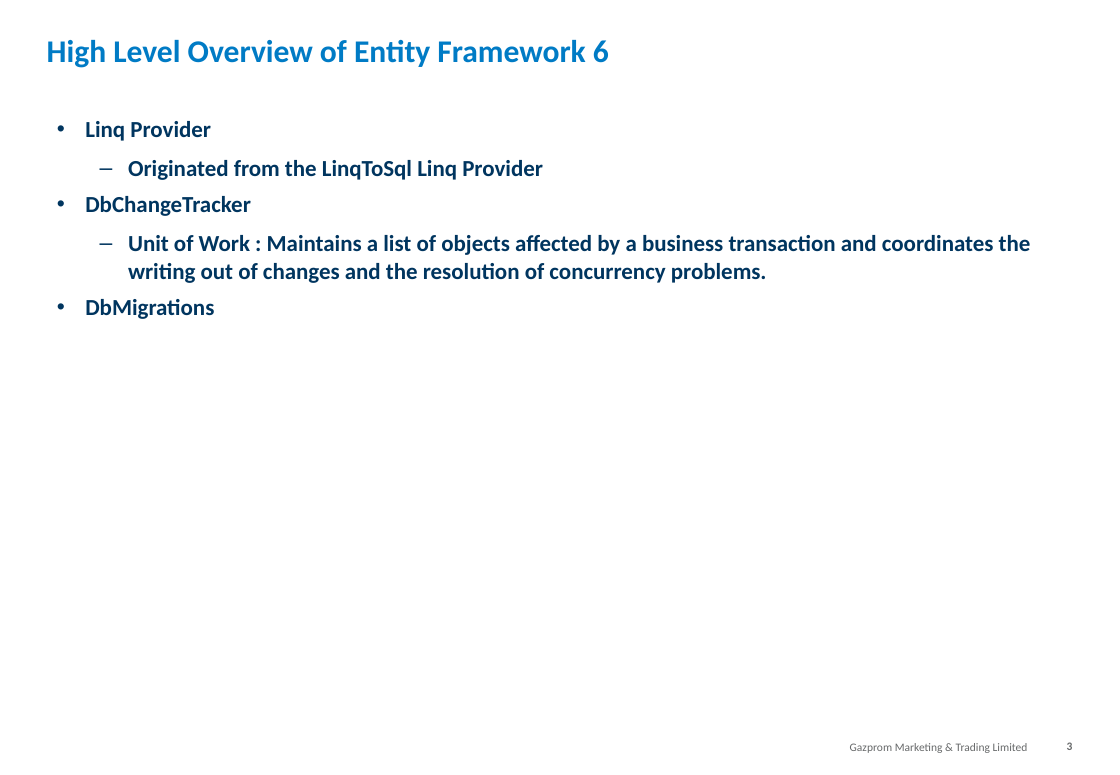
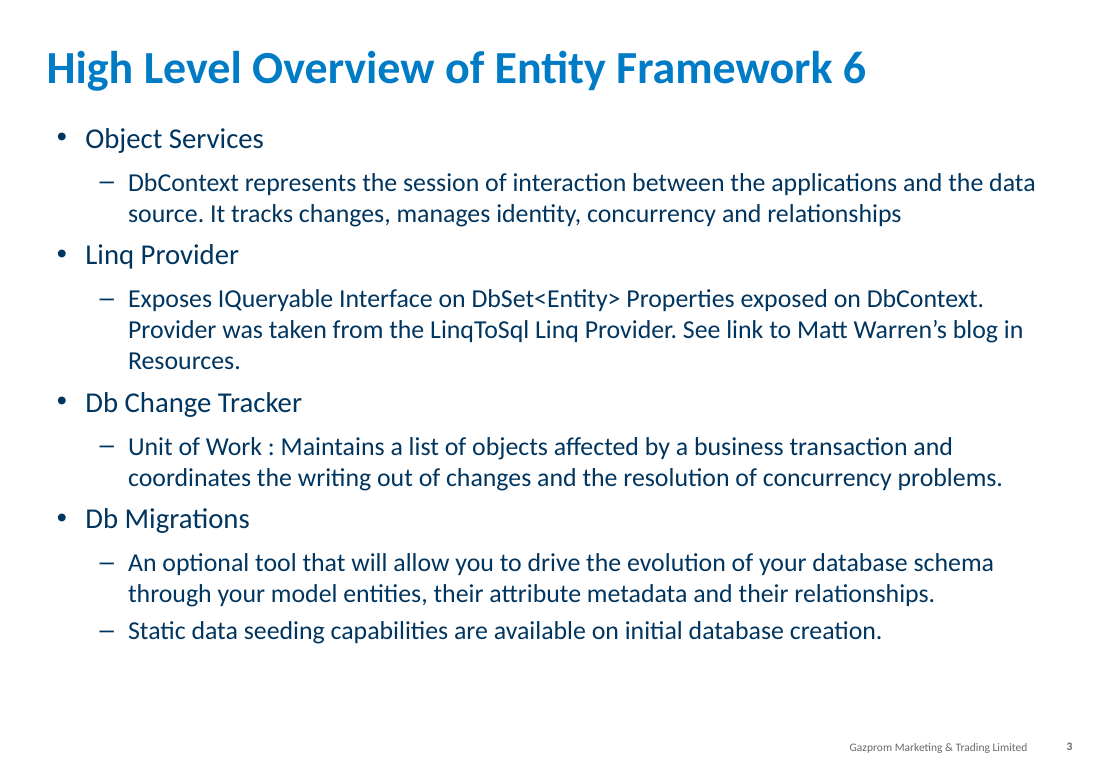
Before and after one commit to jeanhibbert/EfTestConsole, a slide deck: slide 3 of 20160128 Tech Punch - Entity Framework.pptx. Drawn at 1120x775 pixels with LibreOffice and Linux fonts; fonts in the diff are those of the drawing; background and template pictures are left out. Boxes give left, top, right and bottom in pixels: in the first picture for what was removed or moved away, otherwise in the second. Text is boxed around its words. In the diff, an @@ line names an element or a change of style, - is before the commit and + after.

```diff
--- a/20160128 Tech Punch - Entity Framework.pptx
+++ b/20160128 Tech Punch - Entity Framework.pptx
@@ title "High Level Overview of Entity ...": place and size @@
-title "High Level Overview of Entity ..." at <box>47,40,609,68</box>
+title "High Level Overview of Entity ..." at <box>47,50,866,91</box>
@@ title "High Level Overview of Entity ..." at <box>47,50,866,91</box>: size 22 to 32 pt @@
@@ text at <box>85,128,1035,227</box>: paragraphs added @@
+• Object Services
+  – DbContext represents the session of interaction between the applications and the data source. It tracks changes, manages identity, concurrency and relationships
@@ text at <box>85,244,1003,491</box>: size 16 to 20 pt in "Linq Provider"; bold off in "Linq Provider", "Unit of Work : Maintains a list ..."; size 16 to 18 pt in "Unit of Work : Maintains a list ..." @@
@@ text at <box>85,289,1023,417</box>: text changed; size 16 to 18 pt; bold off @@
-  – Originated from the LinqToSql Linq Provider
-• DbChangeTracker
+  – Exposes IQueryable Interface on DbSet<Entity> Properties exposed on DbContext. Provider was taken from the LinqToSql Linq Provider. See link to Matt Warren’s blog in Resources.
+• Db Change Tracker
@@ text at <box>85,508,994,644</box>: text changed; size 16 to 18 pt; bold off @@
-• DbMigrations
+• Db Migrations
+  – An optional tool that will allow you to drive the evolution of your database schema through your model entities, their attribute metadata and their relationships.
+  – Static data seeding capabilities are available on initial database creation.
```
Also in this commit, not shown: 7 other slides changed, 2 slides added, 27 other files.
